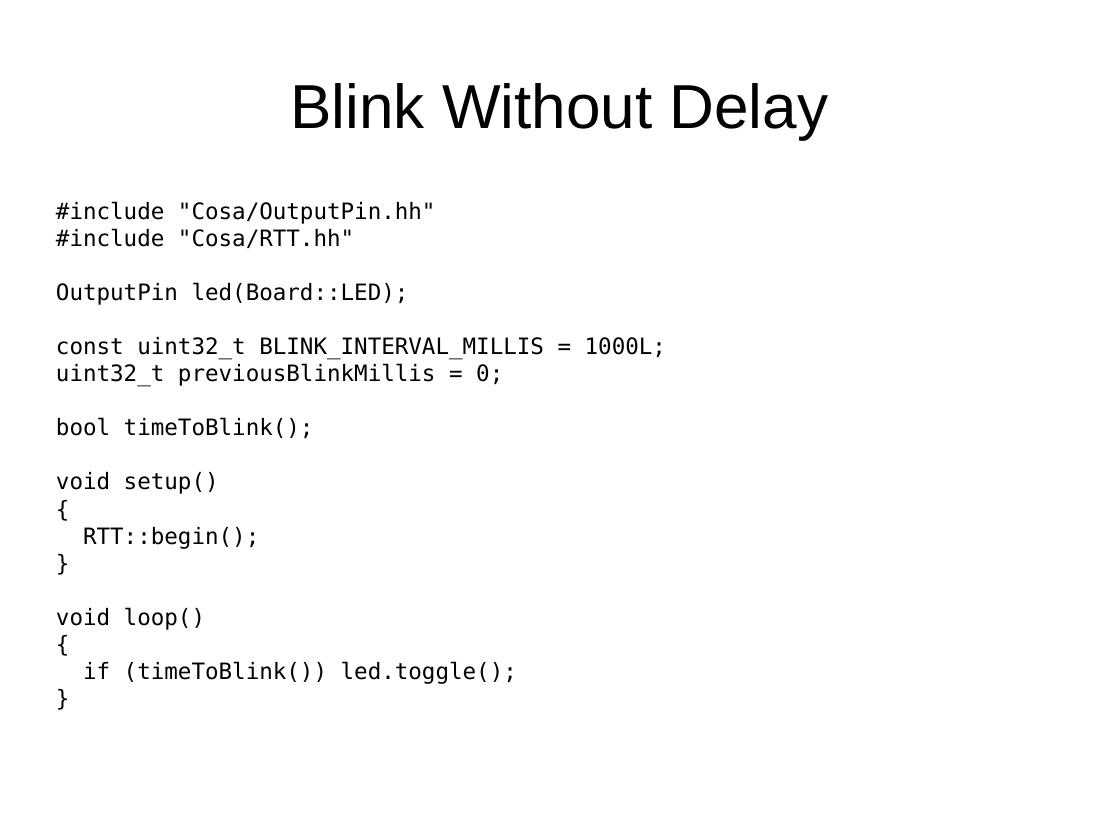
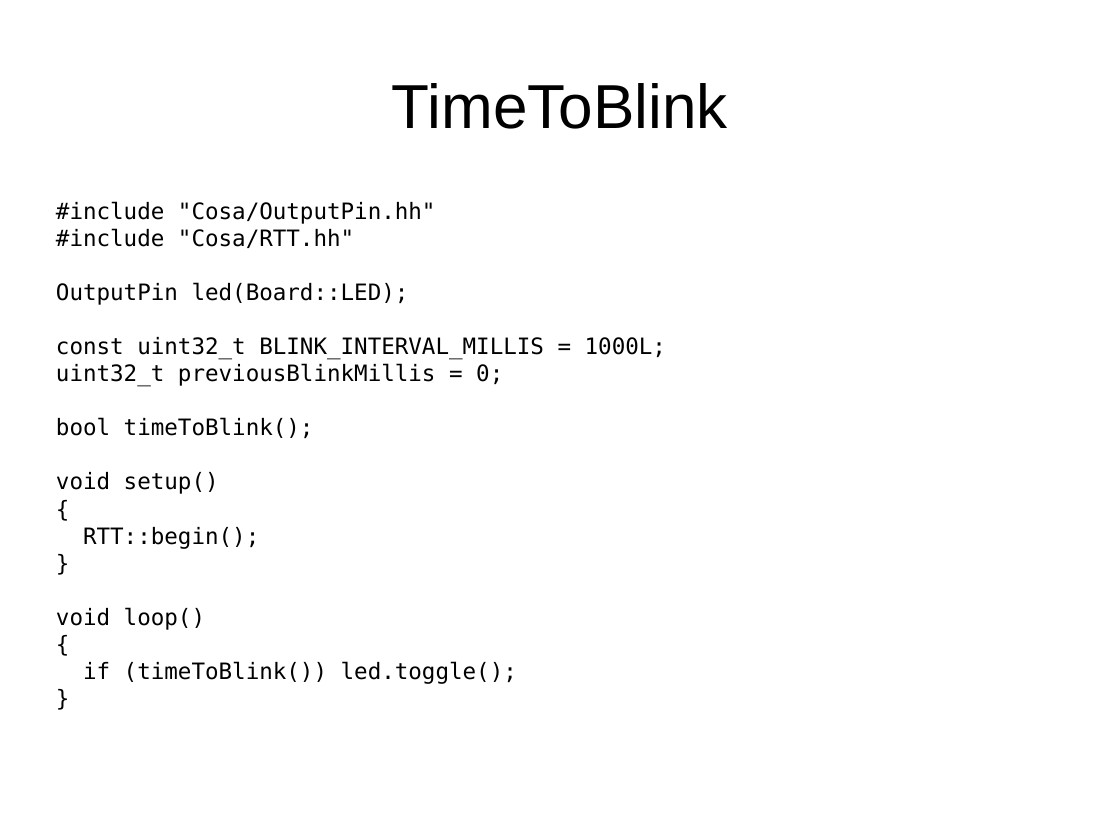
Before and after one commit to mikaelpatel/Cosa-Dolce, a slide deck: slide 5 of Lessons/00.Arduino-examples/02.Digital/Digital.odp (slide 3 before the commit). Drawn at 1120x840 pixels with LibreOffice and Linux fonts; fonts in the diff are those of the drawing. Boxes give left, top, right and bottom in pixels: in the first picture for what was removed or moved away, otherwise in the second. Text is boxed around its words. In the diff, an @@ line names an element or a change of style, - is before the commit and + after.

```diff
--- a/Lessons/00.Arduino-examples/02.Digital/Digital.odp
+++ b/Lessons/00.Arduino-examples/02.Digital/Digital.odp
@@ title at <box>392,83,728,129</box>: text changed @@
-Blink Without Delay
+TimeToBlink
```
Also in this commit, not shown: 6 other slides changed, 1 slide added, 2 other files.
